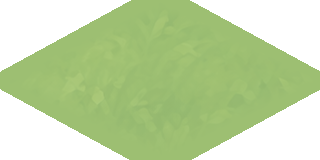
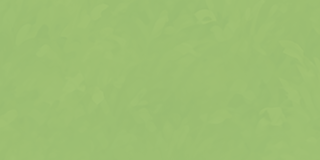
Before/after of a 320px x 160px layered artwork. What changed in the layer stack:
painted on "commun_sol_herbe_tile_00.png" over (x1=0, y1=0, x2=320, y2=160)
